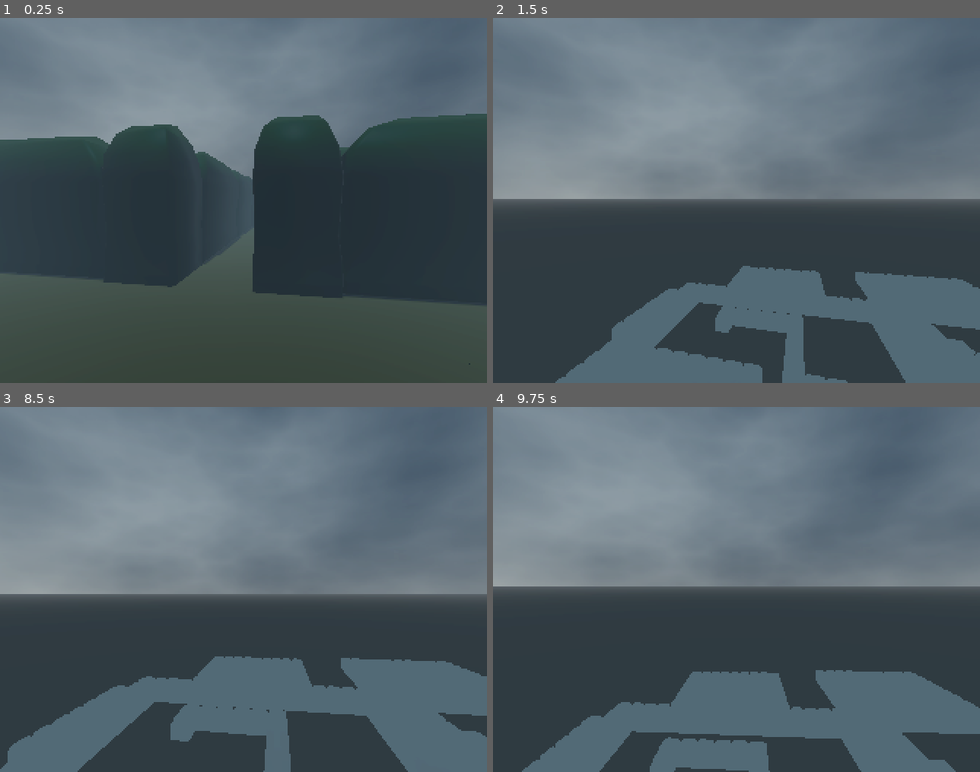
Above: before the commit, frames 1-4 (two rows, left to right).
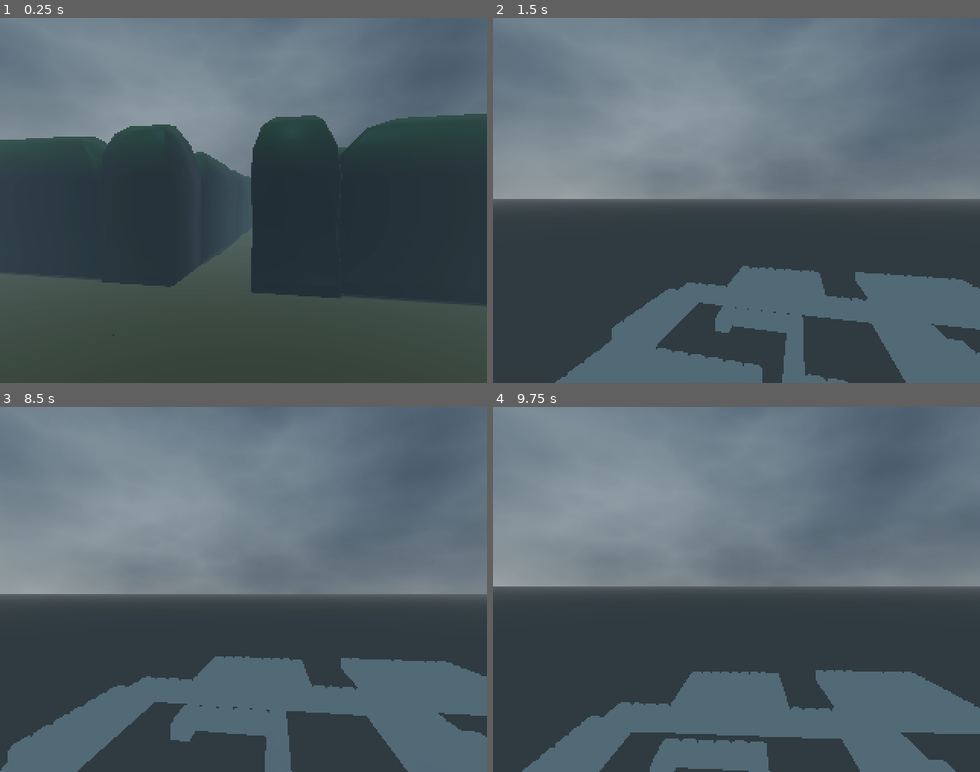
Above: after the commit, the same moments.

Repository: Pyrus-Ovn/Labyrint
Game: Godot game, scene res://Scenes/World.tscn
Two runs of this game, one before a commit and one after it. Both use one fixed random seed, a clock stepped at 60 frames per second and the inputs below. Sound files missing from this copy of the repository are replaced by a short silence.
Inputs (mouse positions are in pixels of both pictures, inside the frame that each line leads up to):
- Up to frame 1 (0.25 s): no input
- Up to frame 2 (1.5 s): move the mouse to (760, 200) at 0.52 s; hold E (Interact) 0.53-1.28 s; hold W (up) from 0.53 s (still down); click (760, 200) at 0.67 s; tap Space (jump) at 0.77 s; move the mouse to (712, 200) at 1.27 s; tap Ctrl (crouch) at 1.35 s
- Up to frame 3 (8.5 s): tap Space (jump) at 1.52, 3.02, 3.77, 4.25, 4.52, 5.75, 6.02, 6.77, 7.52 s; move the mouse to (253, 582) at 2.02 s; hold Shift (sprint) 2.03-2.78 s; move the mouse to (238, 596) at 2.77 s; tap E (Interact) at 2.85, 7.35 s; click (238, 596) at 2.92 s; tap Enter at 3.5, 5, 6.5 s; move the mouse to (282, 593) at 3.52 s; tap Ctrl (crouch) at 3.6, 5.85, 8.1 s; move the mouse to (204, 585) at 4.27 s; tap Shift (sprint) at 4.35 s; move the mouse to (248, 589) at 5.02 s; hold E (Interact) 5.03-5.78 s; click (248, 589) at 5.17 s; move the mouse to (224, 582) at 5.77 s; release W (up) at 5.78 s; hold D (right) 5.78-6.53 s; move the mouse to (267, 589) at 6.52 s; hold Shift (sprint) 6.53-7.28 s; hold W (up) from 6.53 s (still down); move the mouse to (219, 589) at 7.27 s; click (219, 589) at 7.42 s; move the mouse to (253, 582) at 8.02 s
- Up to frame 4 (9.75 s): move the mouse to (731, 596) at 8.77 s; release W (up) at 8.78 s; hold A (left) 8.78-9.53 s; tap Shift (sprint) at 8.85 s; tap Space (jump) at 9.02 s; move the mouse to (775, 593) at 9.52 s; hold W (up) from 9.53 s (still down); hold E (Interact) from 9.53 s (still down); click (775, 593) at 9.67 s

The runs differ from the first frame. In frame 1, 0.3% of the frame differs, in the area x 5-97%, y 26-95%; in frame 2, less than 0.1%; in frame 3, less than 0.1%; in frame 4, less than 0.1%.

Commit message:
footstep + headbop added

Diff:
--- /dev/null
+++ b/Scenes/footstep_manager.gd
@@ -0,0 +1,18 @@
+extends Node3D
+
+@export var footstep_sounds : Array[AudioStreamWAV]
+@export var ground_pos : Marker3D
+@onready var player: CharacterBody3D = get_parent()
+
+func _ready() -> void:
+	player.step.connect(play_sound)
+
+func play_sound():
+	var audio_player : AudioStreamPlayer3D = AudioStreamPlayer3D.new()
+	var random_index : int = randi_range(0,footstep_sounds.size() - 1)
+	audio_player.volume_db = -40
+	audio_player.stream = footstep_sounds[random_index]
+	audio_player.pitch_scale = randf_range(0.8,1.2)
+	ground_pos.add_child(audio_player)
+	audio_player.play()
+	audio_player.finished.connect(func destory(): audio_player. queue_free())
--- a/Scenes/player.tscn
+++ b/Scenes/player.tscn
@@ -1,8 +1,14 @@
-[gd_scene load_steps=6 format=3 uid="uid://de75r7nowaybb"]
+[gd_scene load_steps=12 format=3 uid="uid://de75r7nowaybb"]
 
 [ext_resource type="Script" uid="uid://82nbde26me3j" path="res://Scripts/player.gd" id="1_sqbf5"]
 [ext_resource type="PackedScene" uid="uid://ba7s46eweq386" path="res://Scenes/Torch.tscn" id="2_cvnsp"]
 [ext_resource type="AudioStream" uid="uid://bfua4aso6aqnr" path="res://Audio/Fire Crackling.wav" id="3_6t5aa"]
+[ext_resource type="Script" uid="uid://4bgspn6d8l6b" path="res://Scenes/footstep_manager.gd" id="4_f1ek2"]
+[ext_resource type="AudioStream" uid="uid://dqgitwbd5aiqu" path="res://Audio/Fodskridt 01.wav" id="5_tx1dd"]
+[ext_resource type="AudioStream" uid="uid://ctrboxwfust3t" path="res://Audio/Fodskridt 02.wav" id="6_gymyn"]
+[ext_resource type="AudioStream" uid="uid://ivofs28qxr61" path="res://Audio/Fodskridt 03.wav" id="7_pu2lt"]
+[ext_resource type="AudioStream" uid="uid://bg3j7w3qgjnk6" path="res://Audio/Fodskridt 04.wav" id="8_ukyrk"]
+[ext_resource type="AudioStream" uid="uid://cv2oos6rn6321" path="res://Audio/Fodskridt 05.wav" id="9_7dp3o"]
 
 [sub_resource type="CapsuleMesh" id="CapsuleMesh_60x0a"]
 
@@ -15,6 +21,7 @@
 
 [node name="MeshInstance3D" type="MeshInstance3D" parent="."]
 transform = Transform3D(1, 0, 0, 0, 1, 0, 0, 0, 1, -0.0416366, 0.82708, -0.350017)
+visible = false
 mesh = SubResource("CapsuleMesh_60x0a")
 
 [node name="CollisionShape3D" type="CollisionShape3D" parent="."]
@@ -45,3 +52,10 @@
 collide_with_bodies = false
 debug_shape_custom_color = Color(1, 0, 0, 1)
 debug_shape_thickness = 4
+
+[node name="Footstep_Manager" type="Node3D" parent="." node_paths=PackedStringArray("ground_pos")]
+script = ExtResource("4_f1ek2")
+footstep_sounds = Array[AudioStreamWAV]([ExtResource("5_tx1dd"), ExtResource("6_gymyn"), ExtResource("7_pu2lt"), ExtResource("8_ukyrk"), ExtResource("9_7dp3o")])
+ground_pos = NodePath("../Marker3D")
+
+[node name="Marker3D" type="Marker3D" parent="."]
--- a/Scripts/player.gd
+++ b/Scripts/player.gd
@@ -8,8 +8,8 @@
 const SENSITIVITY = 0.005
 
 #bobbing
-const BOB_FREQ = 2.0
-const BOB_AMP = 0.08
+const BOB_FREQ = 8.2
+const BOB_AMP = 0.11
 var t_bob = 0.0
 
 # fov
@@ -21,12 +21,15 @@
 var target_scale = stand_scale
 var lerp_speed = 10.0  # Adjust this value to control the speed of the transition
 
-
+@onready var soundPlayer = $"Player Sounds/AudioStreamPlayer3D"
 @onready var head = $Head
 @onready var camera = $Head/Camera3D
 @onready var collision_shape_3d: CollisionShape3D = $CollisionShape3D
 @onready var ray_cast_3d: RayCast3D = $Head/RayCast3D
 
+# Footstep variables
+var can_play : bool = true
+signal step
 
 func _ready():
 
@@ -117,5 +120,26 @@
 		velocity.x = lerp(velocity.x,direction.x*speed, delta * 3.0 )
 		velocity.z = lerp(velocity.z,direction.z*speed, delta * 3.0 )
 
+	# Head bob
+	t_bob += delta * velocity.length() * float(is_on_floor())
+	camera.transform.origin = _headbob(t_bob)
 
 	move_and_slide()
+
+func _headbob(time) -> Vector3:
+	var pos = Vector3.ZERO
+	pos.y = sin(time * BOB_FREQ) * BOB_AMP
+	pos.x = cos(time * BOB_FREQ / 2) * BOB_AMP
+
+	var low_pos = BOB_AMP - 0.05
+	# Check if we have reached a high point so we can restart can_play
+	if pos.y > -low_pos:
+		can_play = true
+
+	#check if the head position has reached a low point then turn off can play to avoid
+	#multiple spam of the emit signal
+	if pos.y < -low_pos and can_play:
+		can_play = false
+		emit_signal("step")
+
+	return pos
Not shown, added: Audio/Fodskridt 01.wav.import
Not shown, added: Audio/Fodskridt 02.wav.import
Not shown, added: Audio/Fodskridt 03.wav.import
Not shown, added: Audio/Fodskridt 04.wav.import
Not shown, added: Audio/Fodskridt 05.wav.import
Not shown, added: Audio/Fodskridt.wav.import
Not shown, added: Audio/Gå Lyd.wav.import
Not shown, added: Scenes/footstep_manager.gd.uid
Not shown: 1 places in Scenes/world_environment.tscn that only renumber resources
Not shown, added: Audio/Fodskridt 01.wav
Not shown, added: Audio/Fodskridt 02.wav
Not shown, added: Audio/Fodskridt 03.wav
(and 4 more such lines)
